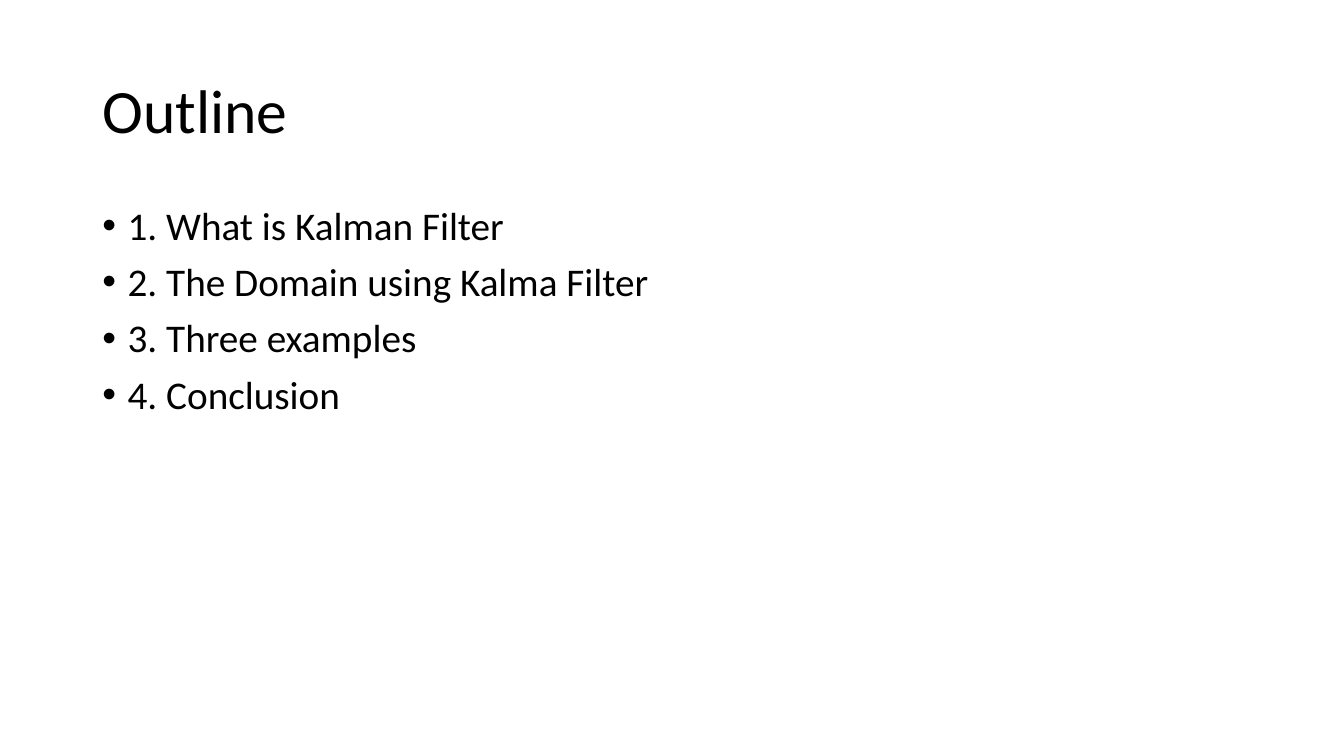
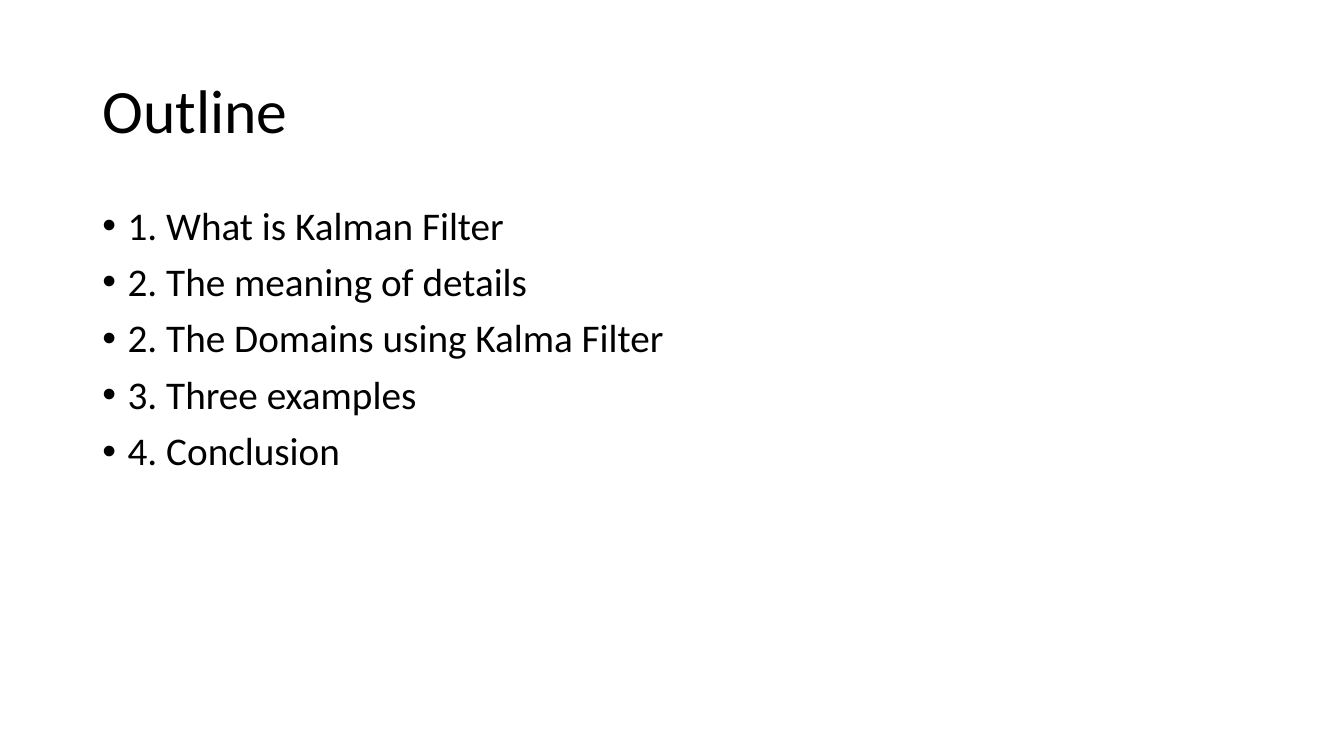
Before and after one commit to jet-w/jet-w.blog, a slide deck: slide 2 of src/.vuepress/public/data/unisa/AdvancedAnalytic1/project/Kalman Filter.pptx. Drawn at 1344x756 pixels with LibreOffice and Linux fonts; fonts in the diff are those of the drawing. Boxes give left, top, right and bottom in pixels: in the first picture for what was removed or moved away, otherwise in the second. Text is boxed around its words. In the diff, an @@ line names an element or a change of style, - is before the commit and + after.

Commit message:
Add something of Kalman Filter

```diff
--- a/src/.vuepress/public/data/unisa/AdvancedAnalytic1/project/Kalman Filter.pptx
+++ b/src/.vuepress/public/data/unisa/AdvancedAnalytic1/project/Kalman Filter.pptx
@@ text at <box>128,268,664,359</box>: text changed @@
-• 2. The Domain using Kalma Filter
+• 2. The meaning of details
+• 2. The Domains using Kalma Filter
```
Also in this commit, not shown: 1 other slide changed, 2 slides added.
